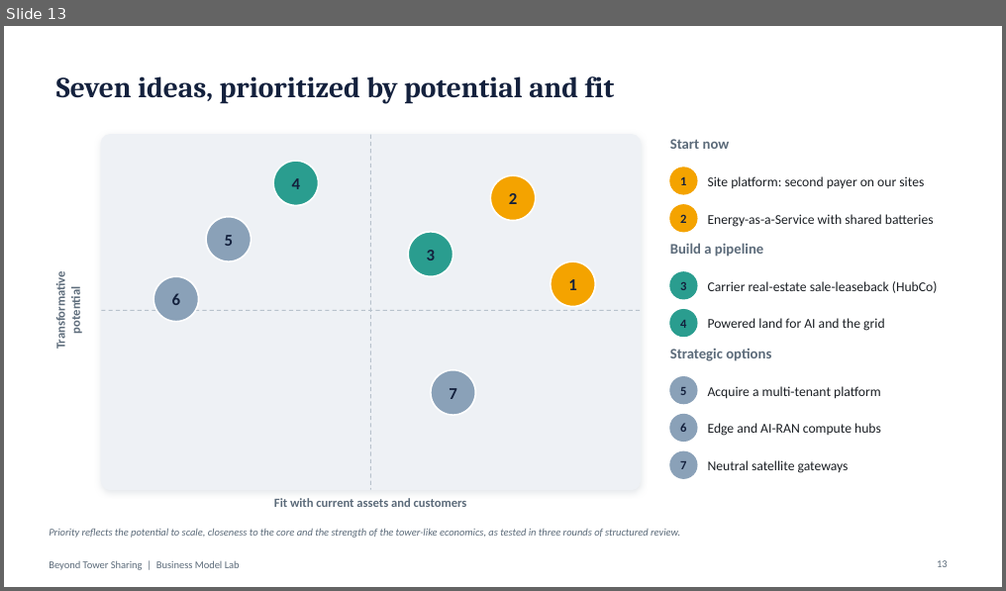
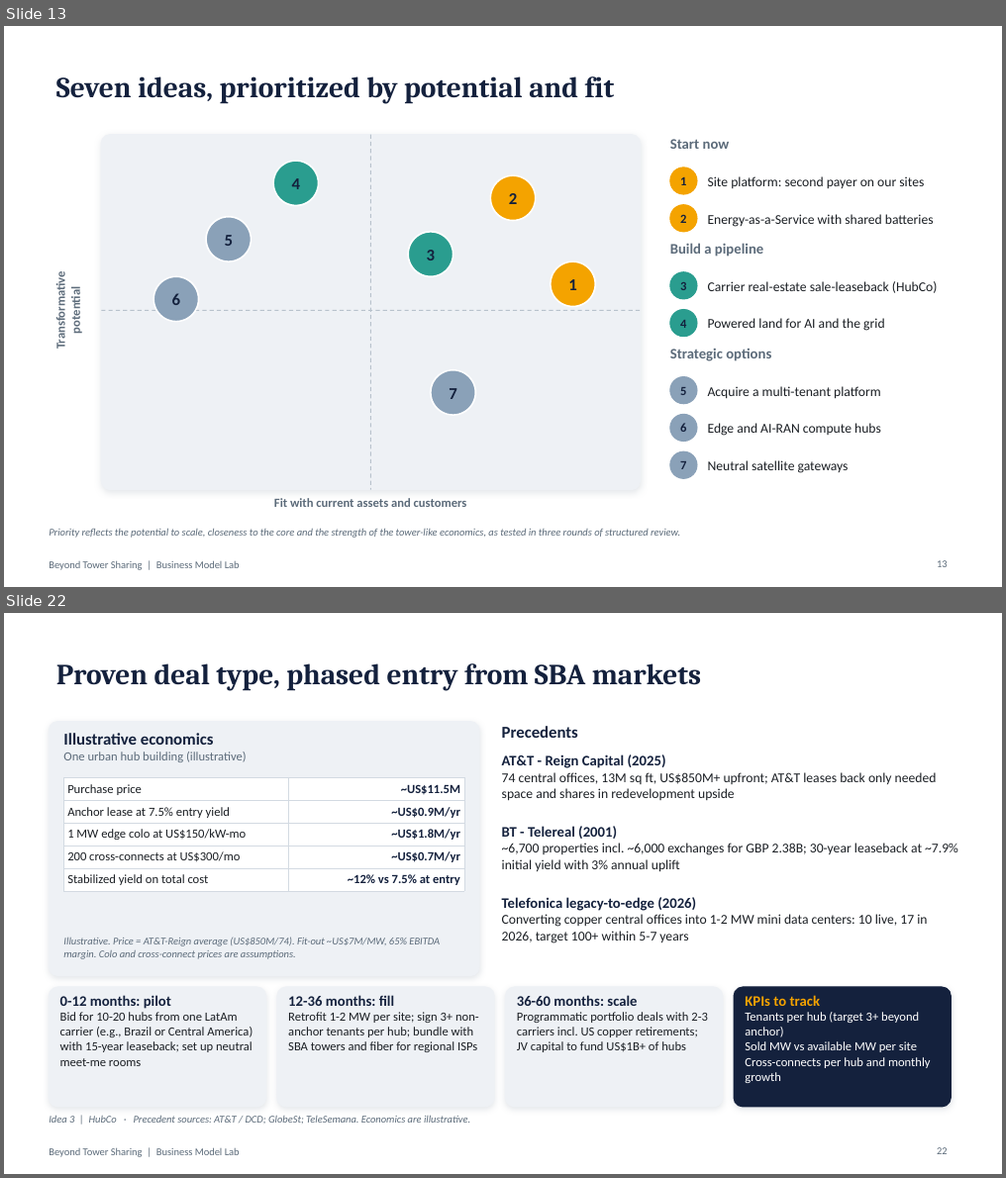
Before and after one commit to caiomperet/Claude-Skills, a slide deck: business-model-lab/saidas/Beyond-Tower-Sharing.pptx. Shown one above the other, each under a label of ours: slide 13 before the commit, slides 13 and 22 after it; the slides between them are not shown. The pictures are 1006x591 and 1006x1178 pixels, drawn with LibreOffice and Linux fonts; fonts in the diff are those of the drawing. Boxes give left, top, right and bottom in pixels: in the first picture for what was removed or moved away, otherwise in the second. Text is boxed around its words. In the diff, an @@ line names an element or a change of style, - is before the commit and + after.

```diff
--- a/business-model-lab/saidas/Beyond-Tower-Sharing.pptx
+++ b/business-model-lab/saidas/Beyond-Tower-Sharing.pptx
@@ slide 22 added at [4,613,1002,1174], background #FFFFFF; not listed: 1 template element that a slide beside it also shows @@
@@ title added at [56,663,701,690], 28 pt, text #14213D, bold @@
+Proven deal type, phased entry from SBA markets
@@ rounded rectangle added at [49,722,479,976], fill #EEF1F5, outline #EEF1F5 1 pt @@
@@ text added at [502,726,578,738], 16 pt, text #14213D, bold @@
+Precedents
@@ text added at [63,733,247,762], 12 pt, text #5C6B7A @@
+Illustrative economics
+One urban hub building (illustrative)
@@ text added at [502,755,937,801], 13 pt, text #1B1F24 @@
+AT&T - Reign Capital (2025)
+74 central offices, 13M sq ft, US$850M+ upfront; AT&T leases back only needed space and shares in redevelopment upside
@@ table added at [63,777,464,889], 5 rows, 2 columns @@
+Purchase price | ~US$11.5M
+Anchor lease at 7.5% entry yield | ~US$0.9M/yr
+1 MW edge colo at US$150/kW-mo | ~US$1.8M/yr
+200 cross-connects at US$300/mo | ~US$0.7M/yr
+Stabilized yield on total cost | ~12% vs 7.5% at entry
@@ text added at [502,826,958,872], 13 pt, text #1B1F24 @@
+BT - Telereal (2001)
+~6,700 properties incl. ~6,000 exchanges for GBP 2.38B; 30-year leaseback at ~7.9% initial yield with 3% annual uplift
@@ text added at [502,897,927,944], 13 pt, text #1B1F24 @@
+Telefonica legacy-to-edge (2026)
+Converting copper central offices into 1-2 MW mini data centers: 10 live, 17 in 2026, target 100+ within 5-7 years
@@ text added at [63,937,440,959], 10 pt, text #5C6B7A, italic @@
+Illustrative. Price = AT&T-Reign average (US$850M/74). Fit-out ~US$7M/MW, 65% EBITDA margin. Colo and cross-connect prices are assumptions.
@@ rounded rectangle added at [49,987,266,1107], fill #EEF1F5, outline #EEF1F5 1 pt @@
@@ text added at [60,995,252,1066], 12 pt, text #1B1F24 @@
+0-12 months: pilot
+Bid for 10-20 hubs from one LatAm carrier (e.g., Brazil or Central America) with 15-year leaseback; set up neutral meet-me rooms
@@ rounded rectangle added at [277,987,494,1107], fill #EEF1F5, outline #EEF1F5 1 pt @@
@@ text added at [288,995,479,1053], 12 pt, text #1B1F24 @@
+12-36 months: fill
+Retrofit 1-2 MW per site; sign 3+ non-anchor tenants per hub; bundle with SBA towers and fiber for regional ISPs
@@ rounded rectangle added at [506,987,723,1107], fill #EEF1F5, outline #EEF1F5 1 pt @@
@@ text added at [517,995,708,1053], 12 pt, text #1B1F24 @@
+36-60 months: scale
+Programmatic portfolio deals with 2-3 carriers incl. US copper retirements; JV capital to fund US$1B+ of hubs
@@ rounded rectangle added at [734,987,951,1107], fill #14213D, outline #14213D 1 pt @@
@@ text added at [745,995,931,1083], 12 pt, text #FFFFFF @@
+KPIs to track
+Tenants per hub (target 3+ beyond anchor)
+Sold MW vs available MW per site
+Cross-connects per hub and monthly growth
@@ text added at [49,1115,470,1124], 10 pt, text #5C6B7A, italic @@
+Idea 3 | HubCo · Precedent sources: AT&T / DCD; GlobeSt; TeleSemana. Economics are illustrative.
@@ page number added at [937,1148,947,1155], 10 pt, text #5C6B7A @@
+22
```
Also in this commit, not shown: 5 slides changed, 21 other slides added, 1 slide removed, 8 other files.
